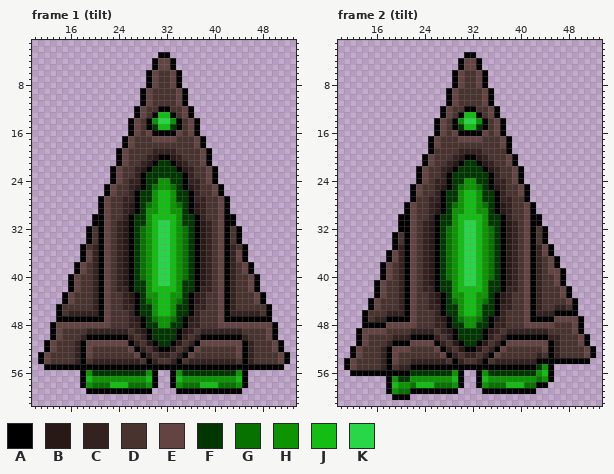
Pixel-art file -- Assets/Graphics/Aseprite/enemyship.ase. This is how it looked before the edit.
64x64 pixels, 3 frames. Shown: frame 1 (tilt): x 10..53, y 1..61; frame 2 (tilt): x 10..53, y 1..61. The commit also changed other frames, which this record leaves out.
Palette (. is transparent): A #000000  B #281917  C #342220  D #48332e  E #634443  F #003600  G #087200  H #0c9402  J #13bd13  K #28d647
The result:
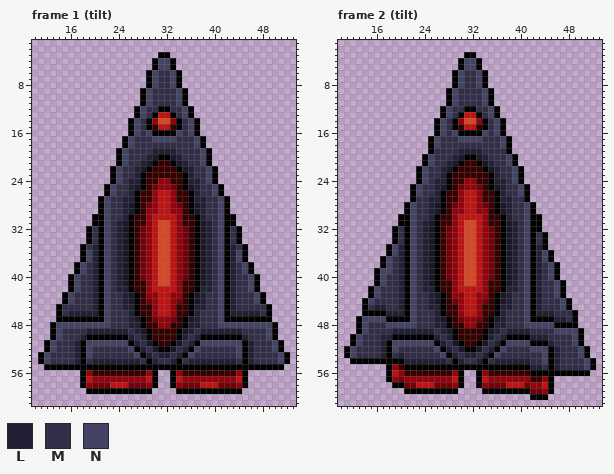
Colours new in this view: L #222034  M #332e48  N #444363
Change:
layer "enemy01_v3" now shown
layer "enemy04" now hidden
colour B: #281917 -> #191728
colour F: #003600 -> #360000
colour G: #087200 -> #720008
colour H: #0c9402 -> #94020c
colour J: #13bd13 -> #bd1313
colour K: #28d647 -> #d64728
Changed rows in their new state; - is a pixel that keeps its letter.
Frame 1 (tilt):
first column x 12:
 4 -------------------NN-------------------
 5 -------------------NN-------------------
 6 ------------------NMMN------------------
 7 ------------------NMMN------------------
 8 ------------------NMMN------------------
 9 -----------------NMMMMN-----------------
10 -----------------NMMMMN-----------------
11 -----------------NMMMMN-----------------
12 ----------------NMM--MMN----------------
13 ----------------NM----MN----------------
14 ---------------NM------MN---------------
15 ---------------NM------MN---------------
16 ---------------NMN----NMN---------------
17 --------------NMMMNNNNMMMN--------------
18 --------------NMMMMMMMMMMN--------------
19 -------------NMMMMLLLLMMMMN-------------
20 -------------NMMML----LMMMN-------------
21 -------------NMML------LMMN-------------
22 ------------NMML--------LMMN------------
23 ------------NMML--------LMMN------------
24 ------------NMLL--------LLMN------------
25 -----------NMML----------LMMN-----------
26 -----------NMML----------LMMN-----------
27 ----------NMMLL----------LLMMN----------
28 ----------NMML------------LMMN----------
29 ----------NMML------------LMMN----------
30 ----------NMML------------LMMN----------
31 ----------NML--------------LMN----------
32 --------M-NML--------------LMN-M--------
33 --------M-NML--------------LMN-M--------
34 --------M-NML--------------LMN-M--------
35 -------ML-NML--------------LMN-LM-------
36 -------NL-NML--------------LMN-LN-------
37 -------NL-NML--------------LMN-LN-------
38 ------NML-NML--------------LMN-LMN------
39 ------NML-NML--------------LMN-LMN------
40 -----NMML-NML--------------LMN-LMMN-----
41 -----NMML-NML--------------LMN-LMMN-----
42 -----NMML-NMLL------------LLMN-LMMN-----
43 ----NMMML-NMML------------LMMN-LMMMN----
44 ----NMMML-NMML------------LMMN-LMMMN----
45 ---MMMMML-NMMLL----------LLMMN-LMMMMM---
46 ---MLLLLL-NMMML----------LMMMN-LLLLLM---
47 ----------NMMML----------LMMMN----------
48 --NNNNNNNNNMMMLL--------LLMMMNNNNNNNNN--
49 --NMMMMLLLLLLLML--------LMLLLLLLLMMMMN--
50 --NMMML-------LML------LML-------LMMMN--
51 -NMMML-NNNNNNN-LM------ML-NNNNNNN-LMMMN-
52 -NMMML-NMMMMMMN-LM----ML-NMMMMMMN-LMMMN-
53 NMMMML-NMMMMMMMN-LMLLML-NMMMMMMMN-LMMMMN
54 NMMMML-MLLLLLLLLM-LMML-MLLLLLLLLM-LMMMMN
Frame 2 (tilt):
first column x 11:
 4 --------------------NN--------------------
 5 --------------------NN--------------------
 6 -------------------NMMN-------------------
 7 -------------------NMMN-------------------
 8 -------------------NMMN-------------------
 9 ------------------NMMMMN------------------
10 ------------------NMMMMN------------------
11 ------------------NMMMMN------------------
12 -----------------NMM--MMN-----------------
13 -----------------NM----MN-----------------
14 ----------------NM------MN----------------
15 ----------------NM------MN----------------
16 ----------------NMN----NMN----------------
17 ---------------NMMMNNNNMMMN---------------
18 ---------------NMMMMMMMMMMN---------------
19 ---------------MMMMLLLLMMMM---------------
20 --------------NMMML----LMMMN--------------
21 --------------NMML------LMMN--------------
22 -------------NMML--------LMMN-------------
23 -------------NMML--------LMMN-------------
24 -------------NMLL--------LLMN-------------
25 ------------NMML----------LMMN------------
26 ------------NMML----------LMMN------------
27 ------------MMLL----------LLMM------------
28 -----------NMML------------LMMN-----------
29 -----------NMML------------LMMN-----------
30 -----------NMML------------LMMN-----------
31 -----------NML--------------LMN-----------
32 --------AM-NML--------------LMN-A.--------
33 ---------M-NML--------------LMN-M---------
34 ---------M-NML--------------LMN-M---------
35 -------ANL-NML--------------LMN-LA.-------
36 --------NL-NML--------------LMN-LN--------
37 ------ANML-NML--------------LMN-LNA.------
38 -------NML-NML--------------LMN-LMN-------
39 -----ANNML-NML--------------LMN-LMNA.-----
40 -----ANMML-NML--------------LMN-LMNA.-----
41 ------NMML-NML--------------LMN-LMMN------
42 ----ANMMML-NMLL------------LLMN-LMMNA.----
43 ----ANMMML-NMML------------LMMN-LMMNA.----
44 ---ANMMMML-NMML------------LMMN-LMMMNA.---
45 ---AMLLMML-NMMLL----------LLMMN-LMMMNA.---
46 ----AAALLL-NMMML----------LMMMN-LLLMMM----
47 --ANNNN----NMMML----------LMMMN----LLMA.--
48 --ANMMMNNNNNMMMLL--------LLMMMNNNNNAAAA.--
49 ---NMMMMLLLLLLLML--------LMLLLLMMMMNNNN---
50 -ANMMMLLAAA----LML------LML----LLLMMMMNA.-
51 -ANMMMLANNNNNNN-LM------ML-NNNNAAALMMMNA.-
52 ANMMMML-NMMMMMMN-LM----ML-NMMMMNNN-LMMMNA.
53 ANMMMML-MLMMMMMMN-LMLLML-NMMMMMMMN-LMMMNA.
54 .AAAAAA-AALLLLLLLM-LMML-MLLLLLLMMN-LMMMMNA
55 .......-HFA--------------------LLM-LMMMMNA
56 -......-JHF--------------------AAA-AAAAAA-
57 ---------GH--------------------FF---------
58 -------.AAG--------------------HHJA-------
59 -------...A--------------------GGHA-------
60 --------...--------------------AAA--------
Boxes around the changes in both pictures, in picture pixels (x1, y1, x2, y2):
changed: (44, 58, 284, 388)
changed: (344, 58, 596, 400)
